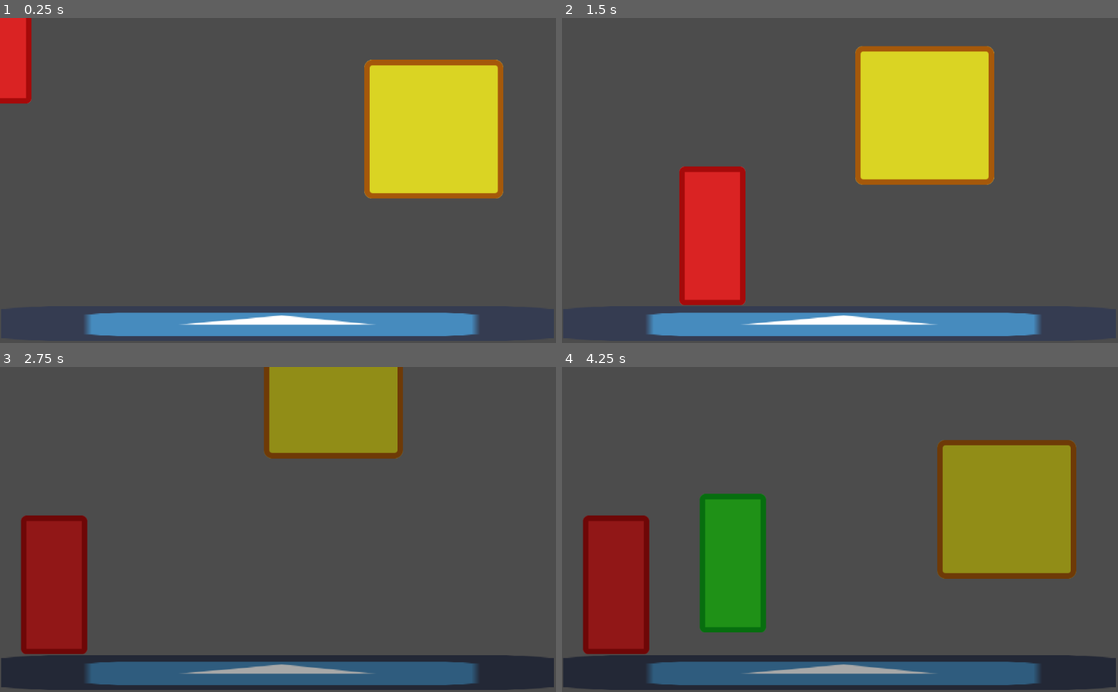
Above: before the commit, frames 1-4 (two rows, left to right).
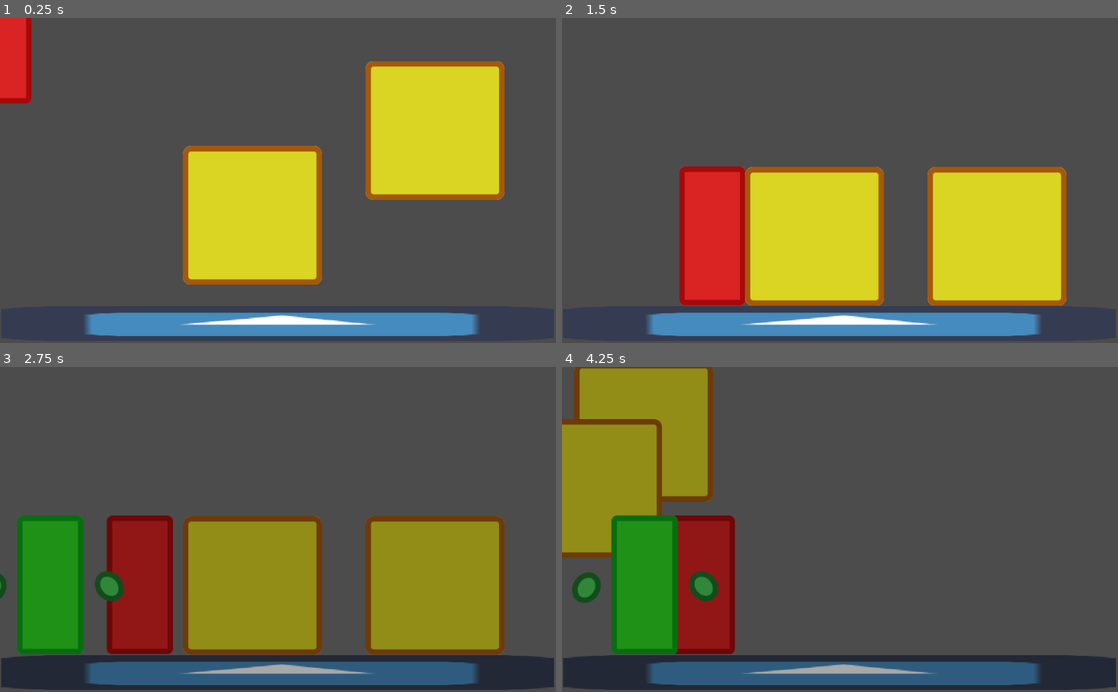
Above: after the commit, the same moments.

Repository: clement-or/Peek
Game: Godot game, scene res://world/World.tscn
The game is run twice, just before and just after one commit, with the same random seed, the same clock (stepped at 60 frames per second) and the same inputs. The project has no main scene, so this scene is started directly. The engine's default icon, where the game draws it, is replaced by a stand-in: a white triangle on a blue panel in a dark square.
Inputs (mouse positions are in pixels of both pictures, inside the frame that each line leads up to):
- Up to frame 1 (0.25 s): no input
- Up to frame 2 (1.5 s): move the mouse to (995, 180) at 0.52 s; press the mouse at (995, 180) at 0.53 s; hold Right (ui_right) from 0.53 s (still down); tap Up (ui_up) at 0.77 s; move the mouse to (728, 196) at 1.27 s; release the mouse at (728, 196) at 1.28 s; click (728, 196) at 1.35 s
- Up to frame 3 (2.75 s): tap Up (ui_up) at 1.52 s; move the mouse to (333, 458) at 2.02 s; release Right (ui_right) at 2.03 s; press the mouse at (333, 458) at 2.03 s; hold Left (ui_left) from 2.03 s (still down); tap Space (switch) at 2.1 s
- Up to frame 4 (4.25 s): move the mouse to (812, 594) at 2.77 s; release Left (ui_left) at 2.78 s; release the mouse at (812, 594) at 2.78 s; hold Right (ui_right) from 2.78 s (still down); click (812, 594) at 2.85 s; tap Up (ui_up) at 3.02, 3.77 s; move the mouse to (1006, 578) at 3.52 s; press the mouse at (1006, 578) at 3.53 s

The runs differ from the first frame. In frame 1, 12% of the frame differs, in the area x 32-91%, y 12-83%; in frame 2, 31%; in frame 3, 39%, in the area x 0-91%, y 0-89%; in frame 4, 37%.

Commit message:
Grabbing blocks
Ghost can move blocks around

Diff:
--- a/TestWorld.tscn
+++ /dev/null
@@ -1,24 +0,0 @@
-[gd_scene load_steps=4 format=2]
-
-[ext_resource path="res://icon.png" type="Texture" id=1]
-[ext_resource path="res://ghost/Ghost.tscn" type="PackedScene" id=2]
-
-[sub_resource type="RectangleShape2D" id=1]
-extents = Vector2( 614.111, 27.4669 )
-
-[node name="TestWorld" type="Node2D"]
-
-[node name="StaticBody2D" type="StaticBody2D" parent="."]
-
-[node name="icon" type="Sprite" parent="StaticBody2D"]
-position = Vector2( 517.446, 436.319 )
-scale = Vector2( 15.5022, 1 )
-texture = ExtResource( 1 )
-
-[node name="CollisionShape2D" type="CollisionShape2D" parent="StaticBody2D"]
-position = Vector2( 537.975, 430.731 )
-shape = SubResource( 1 )
-
-[node name="Ghost" parent="." instance=ExtResource( 2 )]
-position = Vector2( 282.693, 189.113 )
-scale = Vector2( 0.5, 0.5 )
--- a/ghost/Ghost.gd
+++ b/ghost/Ghost.gd
@@ -2,6 +2,10 @@
 
 export var speed = 300 # px/s
 export var is_controlled = false
+export var grab_distance = 1000 #px
+
+var is_grabbing = false
+var obstacle
 
 var velocity = Vector2(0,0)
 
@@ -11,6 +15,8 @@
 func _physics_process(delta):
 	if is_controlled:
 		_check_input()
+	if is_grabbing && obstacle:
+		obstacle.global_position = $GrabPoint.global_position
 	velocity = move_and_slide(velocity, Vector2.UP, true)
 
 func _check_input():
@@ -18,3 +24,34 @@
 	velocity.x = lerp(velocity.x, x_direction*speed, 0.2)
 	var y_direction = int(Input.is_action_pressed("ui_down"))-int(Input.is_action_pressed("ui_up"))
 	velocity.y = lerp(velocity.y, y_direction*speed, 0.2)
+
+func grab(o):
+	if o == obstacle:
+		stop_grab()
+		return
+	if is_grabbing:
+		stop_grab()
+	is_grabbing = true
+	is_controlled = false
+	velocity = Vector2.ZERO
+
+	obstacle = o
+	obstacle.collision_layer = 2
+	obstacle.collision_mask = 2
+	obstacle.get_node("Tween").connect("tween_completed", self, "_on_grab_finished")
+	obstacle.move_to($GrabPoint.global_position)
+
+func _on_grab_finished(o, n):
+	is_controlled = true
+
+func stop_grab():
+	obstacle.set_physics_process(true)
+	obstacle.collision_layer = 1
+	obstacle.collision_mask = 1
+	obstacle = null
+	is_grabbing = false
+
+func _move_hands_to(point1, point2):
+	$Tween.interpolate_property($LHand, "LHand:global_position", $LHand.global_position, point1, 0.3, Tween.TRANS_LINEAR, Tween.EASE_IN_OUT)
+	#$Tween.interpolate_property($RHand, "RHand:global_position", $RHand.global_position, point2, 0.3, Tween.TRANS_LINEAR, Tween.EASE_IN_OUT)
+	$Tween.start()
--- a/ghost/Ghost.tscn
+++ b/ghost/Ghost.tscn
@@ -1,7 +1,8 @@
-[gd_scene load_steps=4 format=2]
+[gd_scene load_steps=5 format=2]
 
 [ext_resource path="res://ghost/Ghost.gd" type="Script" id=1]
 [ext_resource path="res://ghost/ghost.png" type="Texture" id=2]
+[ext_resource path="res://ghost/hand.png" type="Texture" id=3]
 
 [sub_resource type="CapsuleShape2D" id=1]
 radius = 60.5432
@@ -15,3 +16,18 @@
 
 [node name="CollisionShape2D" type="CollisionShape2D" parent="."]
 shape = SubResource( 1 )
+
+[node name="LHand" type="Sprite" parent="."]
+position = Vector2( 105.457, 3.42949 )
+rotation = 0.88221
+texture = ExtResource( 3 )
+
+[node name="RHand" type="Sprite" parent="."]
+position = Vector2( -108.887, 5.14426 )
+rotation = -0.999102
+texture = ExtResource( 3 )
+
+[node name="Tween" type="Tween" parent="."]
+
+[node name="GrabPoint" type="Position2D" parent="."]
+position = Vector2( 0, -154.327 )
--- a/world/Obstacle.gd
+++ b/world/Obstacle.gd
@@ -13,20 +13,14 @@
 	velocity.y += gravity*delta
 	velocity = move_and_slide(velocity, Vector2.UP)
 
-
-func _input(event):
-	if event.is_action_pressed("click") && mouse_in:
-		emit_signal("clicked", self)
-
-func _on_Obstacle_mouse_entered():
-	mouse_in = true
-
-
-func _on_Obstacle_mouse_exited():
-	mouse_in = false
-
 func move_to(target):
 	set_physics_process(false)
 	velocity = Vector2.ZERO
 	$Tween.interpolate_property(self, "global_position", global_position, target, 0.5, Tween.TRANS_LINEAR, Tween.EASE_IN_OUT)
 	$Tween.start()
+
+func _on_input_event(viewport, event, shape_idx):
+	if event is InputEventMouseButton \
+	and event.button_index == BUTTON_LEFT \
+	and event.is_pressed():
+		emit_signal("clicked", self)
--- a/world/Obstacle.tscn
+++ b/world/Obstacle.tscn
@@ -30,5 +30,4 @@
 position = Vector2( 95.7894, 3.1579 )
 
 [node name="Tween" type="Tween" parent="."]
-[connection signal="mouse_entered" from="." to="." method="_on_Obstacle_mouse_entered"]
-[connection signal="mouse_exited" from="." to="." method="_on_Obstacle_mouse_exited"]
+[connection signal="input_event" from="OverlapCheck" to="." method="_on_input_event"]
--- a/world/World.gd
+++ b/world/World.gd
@@ -1,4 +1,7 @@
 extends Node2D
+
+onready var human = $LifeWorld/Human
+onready var ghost = $DeathWorld/Ghost
 
 onready var life_world = $LifeWorld
 onready var death_world = $DeathWorld
@@ -7,7 +10,7 @@
 func _ready():
 	var obstacles = get_tree().get_nodes_in_group("obstacles")
 	for o in obstacles:
-		o.connect("clicked", self, "on_Obstacle_clicked")
+		o.connect("clicked", self, "_on_Obstacle_clicked")
 
 func _process(delta):
 	if Input.is_action_just_pressed("switch"):
@@ -27,6 +30,9 @@
 		death_world.visible = true
 		death_world.get_node("Ghost").global_position = life_world.get_node("Human").global_position
 
-func _input(event):
-	if event.is_action_pressed("click"):
-		$LifeWorld/Obstacle.move_to(get_global_mouse_position())
+func _on_Obstacle_clicked(obstacle):
+	if life_is_active:
+		return
+	if ghost.global_position.distance_to(obstacle.global_position) > ghost.grab_distance:
+		return
+	ghost.grab(obstacle)
--- a/world/World.tscn
+++ b/world/World.tscn
@@ -24,7 +24,12 @@
 [node name="Obstacle" parent="LifeWorld" groups=[
 "obstacles",
 ] instance=ExtResource( 3 )]
-position = Vector2( 798.867, 302.748 )
+position = Vector2( 801.139, 305.02 )
+
+[node name="Obstacle2" parent="LifeWorld" groups=[
+"obstacles",
+] instance=ExtResource( 3 )]
+position = Vector2( 464.873, 461.793 )
 
 [node name="Floor" type="StaticBody2D" parent="LifeWorld"]
 editor/display_folded = true
Binary file added: ghost/hand.png
Not shown, added: ghost/hand.png.import
Binary file added: world/tileset.png
Not shown, added: world/tileset.png.import
